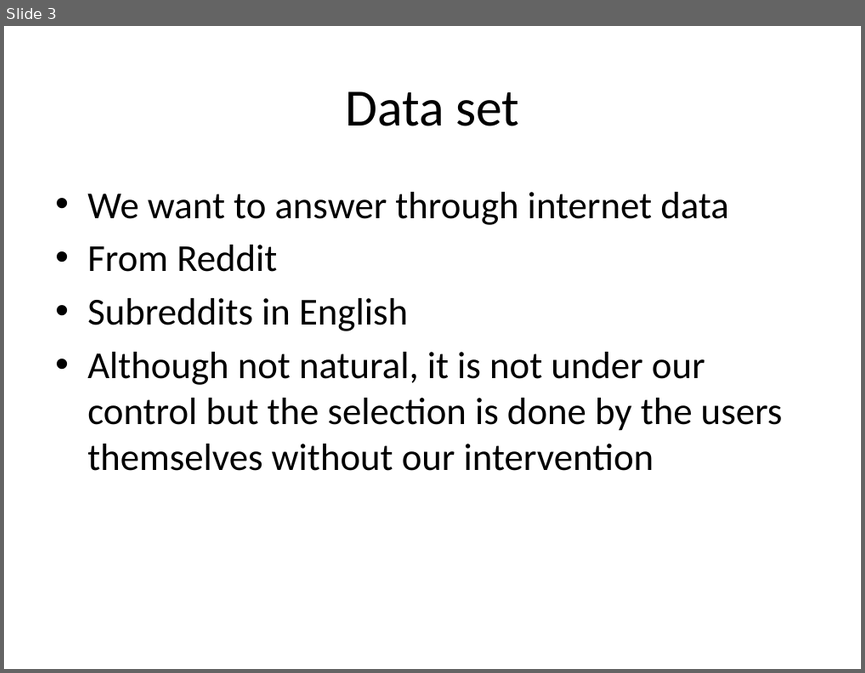
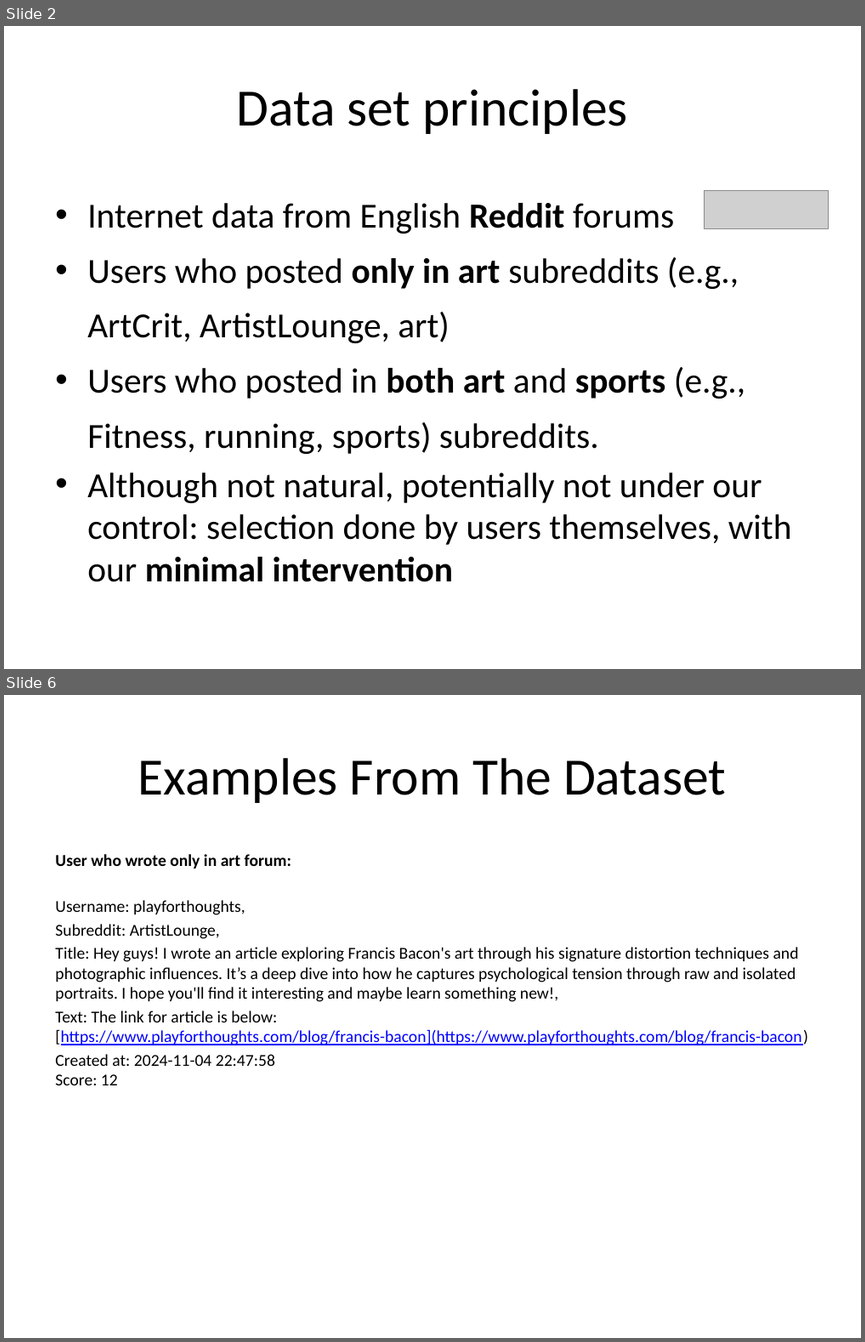
Before and after one commit to ValeMel/ArtSport, a slide deck: socialBehavior.pptx. Shown one above the other, each under a label of ours: slide 3 before the commit, slides 2 and 6 after it; the slides between them are not shown. The pictures are 865x673 and 865x1342 pixels, drawn with LibreOffice and Linux fonts; fonts in the diff are those of the drawing; grey boxes stand for pictures. Boxes give left, top, right and bottom in pixels: in the first picture for what was removed or moved away, otherwise in the second. Text is boxed around its words. In the diff, an @@ line names an element or a change of style, - is before the commit and + after.

```diff
--- a/socialBehavior.pptx
+++ b/socialBehavior.pptx
@@ slide 6 added at (x1=4, y1=695, x2=861, y2=1338), background #FFFFFF @@
@@ title added at (x1=138, y1=758, x2=726, y2=803), 44 pt, text #000000 @@
+Examples From The Dataset
@@ text added at (x1=55, y1=854, x2=807, y2=1085), 14 pt, text #000000 @@
+User who wrote only in art forum:
+Username: playforthoughts,
+Subreddit: ArtistLounge,
+Title: Hey guys! I wrote an article exploring Francis Bacon's art through his signature distortion techniques and photographic influences. It’s a deep dive into how he captures psychological tension through raw and isolated portraits. I hope you'll find it interesting and maybe learn something new!,
+Text: The link for article is below: [https://www.playforthoughts.com/blog/francis-bacon](https://www.playforthoughts.com/blog/francis-bacon)
+Created at: 2024-11-04 22:47:58
+Score: 12
@@ what was slide 3 is now slide 2 @@
@@ slide 2 changed as well @@
@@ title at (x1=236, y1=89, x2=627, y2=134): text changed @@
-Data set
+Data set principles
@@ text at (x1=87, y1=203, x2=792, y2=582): text changed; size 32 to 29.6 pt @@
-• We want to answer through internet data
-• From Reddit
-• Subreddits in English
-• Although not natural, it is not under our control but the selection is done by the users themselves without our intervention
+• Internet data from English Reddit forums
+• Users who posted only in art subreddits (e.g., ArtCrit, ArtistLounge, art)
+• Users who posted in both art and sports (e.g., Fitness, running, sports) subreddits.
+• Although not natural, potentially not under our control: selection done by users themselves, with our minimal intervention
@@ picture added at (x1=704, y1=191, x2=828, y2=229) @@
```
Also in this commit, not shown: 4 other slides changed, 2 other slides added.
